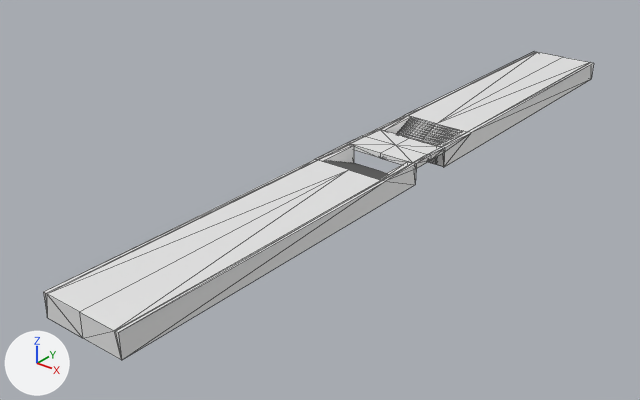
The Blender file Assets/Blender/Double Platform with Underpass.blend: old version first, new version second.
One viewpoint serves both versions: a camera (50 mm lens) standing at (88.0, -133.5, 65.5) and looking at (-8.9, -12.3, -9.6). The axes (+X, +Y, +Z) are drawn at lower left. The lights are the same throughout. Mesh edges are drawn as thin lines.
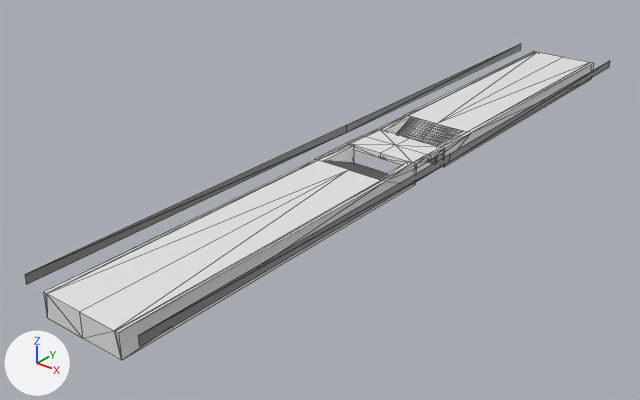
Where the change shows, as pixel boxes [x1, y1, x2, y2] in the pictures (640 x 400 px):
'Cube', reshaped (6% wider)
    before: [43, 52, 594, 360]
    after: [25, 44, 610, 360]
part 1 of me_cube, added
    after: [25, 44, 610, 346]

Patch to the scene script:
```diff
--- a/Assets/Blender/Double Platform with Underpass.blend.py
+++ b/Assets/Blender/Double Platform with Underpass.blend.py
@@ me_cube @@
 me_cube.from_pydata(...)  # 98 vertices, 56 faces, 1 loose edge; spans x 0.0..8.0, y 0.0..75.0, z -4.1..0.2
 # used by ob_cube; location = (0.0, 0.0, 0.0)
 # verts and faces of me_cube; kept vertices keep their numbers, new ones are numbered from 98
+# me_cube part 1
+verts[98] = (12.0, 0.0, 1.5)  # pixel (449, 154)
+verts[99] = (12.0, 0.0, -0.2)  # pixel (449, 162)
+verts[100] = (12.0, 0.0, 1.5)  # pixel (449, 154)
+verts[101] = (12.0, 0.0, -0.2)  # pixel (449, 162)
+for new, old in zip([*range(102, 106)], [*range(98, 102)]): verts[new] = verts[old] + (0.0, 75.0, 0.0)
+faces += [(98, 99, 103, 102), (100, 104, 105, 101)]  # mat_danger (white #e7e7e7)
 me_cube.materials.append(mat_material)
```
